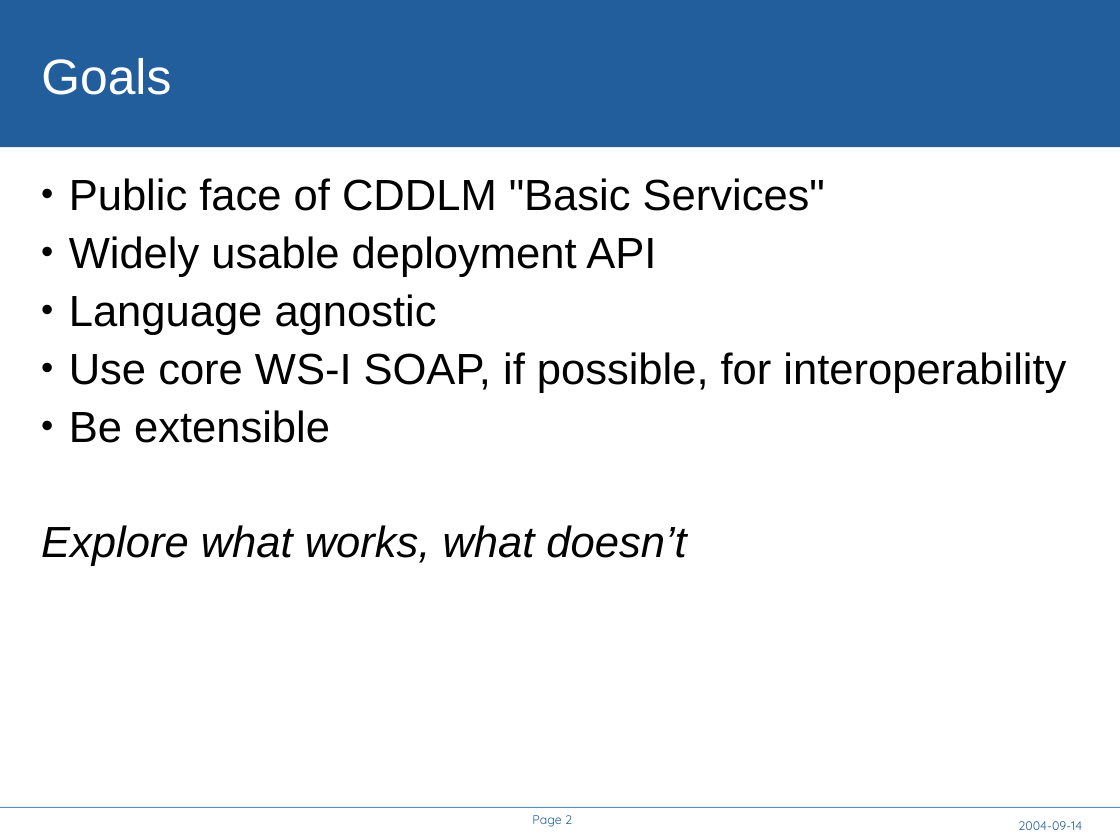
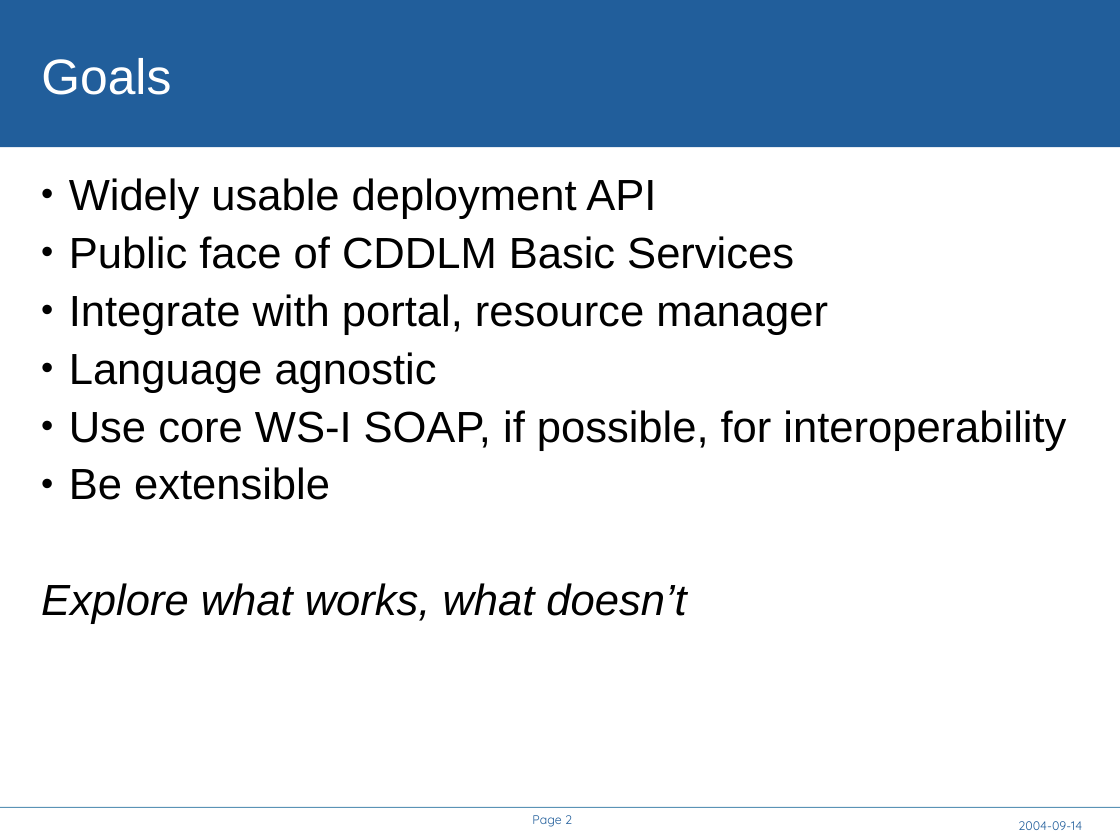
Before and after one commit to rhusar/smartfrog, a slide deck: slide 2 of core/components/cddlm/doc/A Service API for deployment.ppt. Drawn at 1120x840 pixels with LibreOffice and Linux fonts; fonts in the diff are those of the drawing; background and template pictures are left out. Boxes give left, top, right and bottom in pixels: in the first picture for what was removed or moved away, otherwise in the second. Text is boxed around its words. In the diff, an @@ line names an element or a change of style, - is before the commit and + after.

```diff
--- a/core/components/cddlm/doc/A Service API for deployment.ppt
+++ b/core/components/cddlm/doc/A Service API for deployment.ppt
@@ text at bbox=[69, 178, 825, 211]: paragraph removed @@
-• Public face of CDDLM "Basic Services"
@@ text at bbox=[69, 236, 828, 335]: paragraphs added @@
+• Public face of CDDLM Basic Services
+• Integrate with portal, resource manager
```
Also in this commit, not shown: 11 other slides changed, 1 slide added, 1 slide removed, 7 other files.
